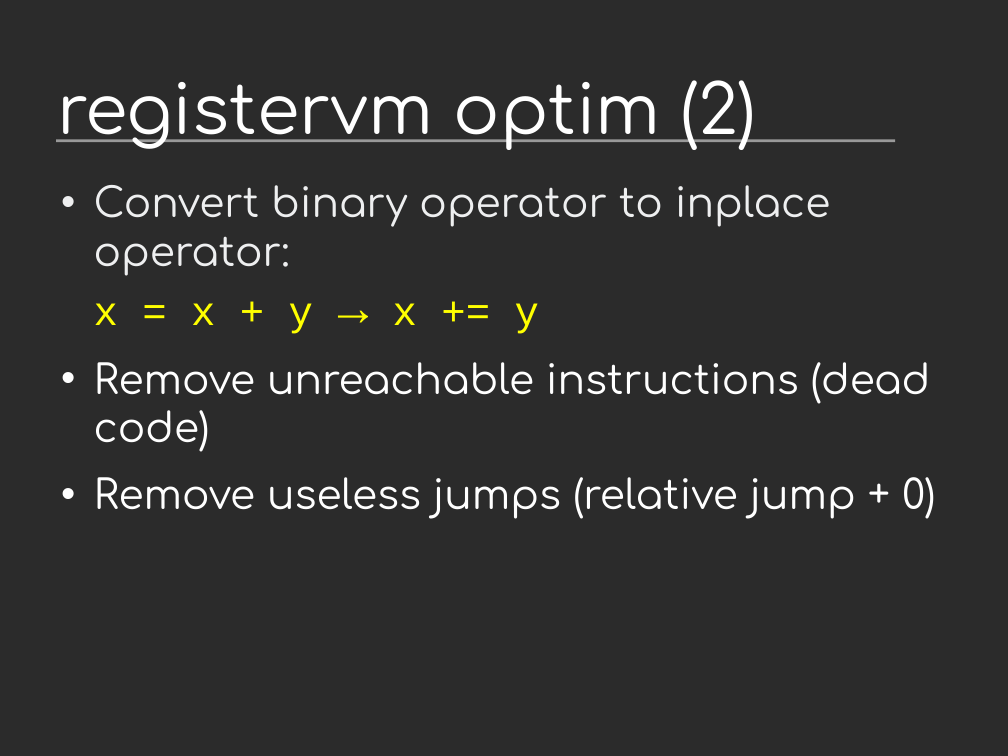
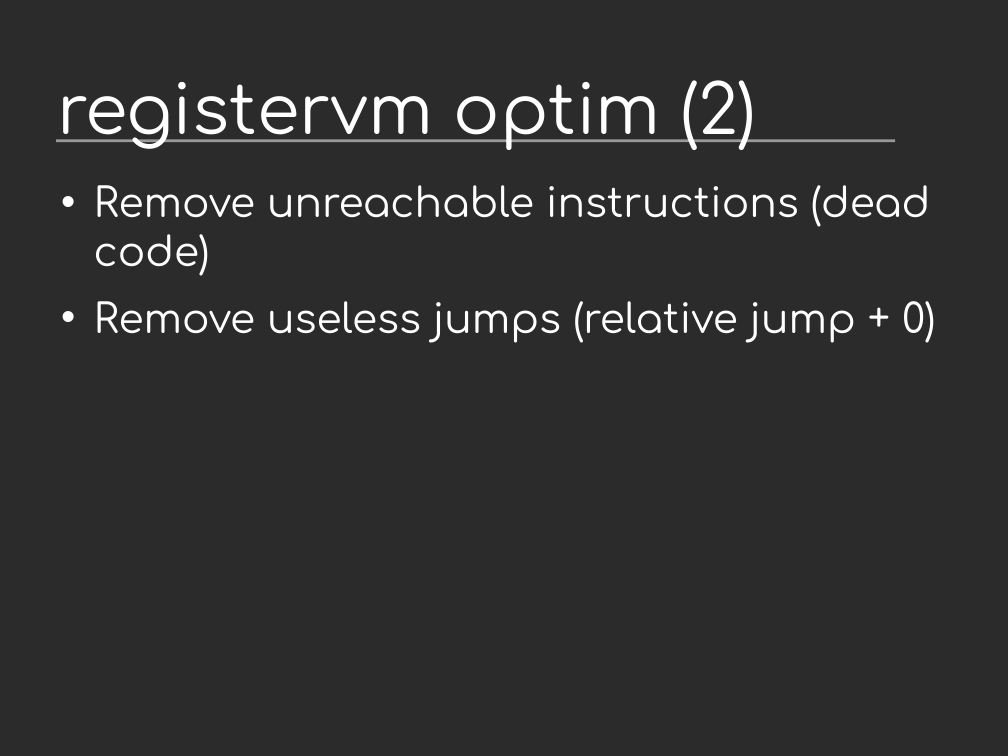
Before and after one commit to vstinner/talks, a slide deck: slide 24 of 2013-FOSDEM/faster_cpython.odp. Drawn at 1008x756 pixels with LibreOffice and Linux fonts; fonts in the diff are those of the drawing; background and template pictures are left out; a plain dark background stands for a picture behind light text. Boxes give left, top, right and bottom in pixels: in the first picture for what was removed or moved away, otherwise in the second. Text is boxed around its words. In the diff, an @@ line names an element or a change of style, - is before the commit and + after.

```diff
--- a/2013-FOSDEM/faster_cpython.odp
+++ b/2013-FOSDEM/faster_cpython.odp
@@ text at <box>94,185,830,334</box>: paragraph removed @@
-• Convert binary operator to inplace operator:
-  x = x + y → x += y
```
Also in this commit, not shown: 16 other slides changed, 2 other files.
